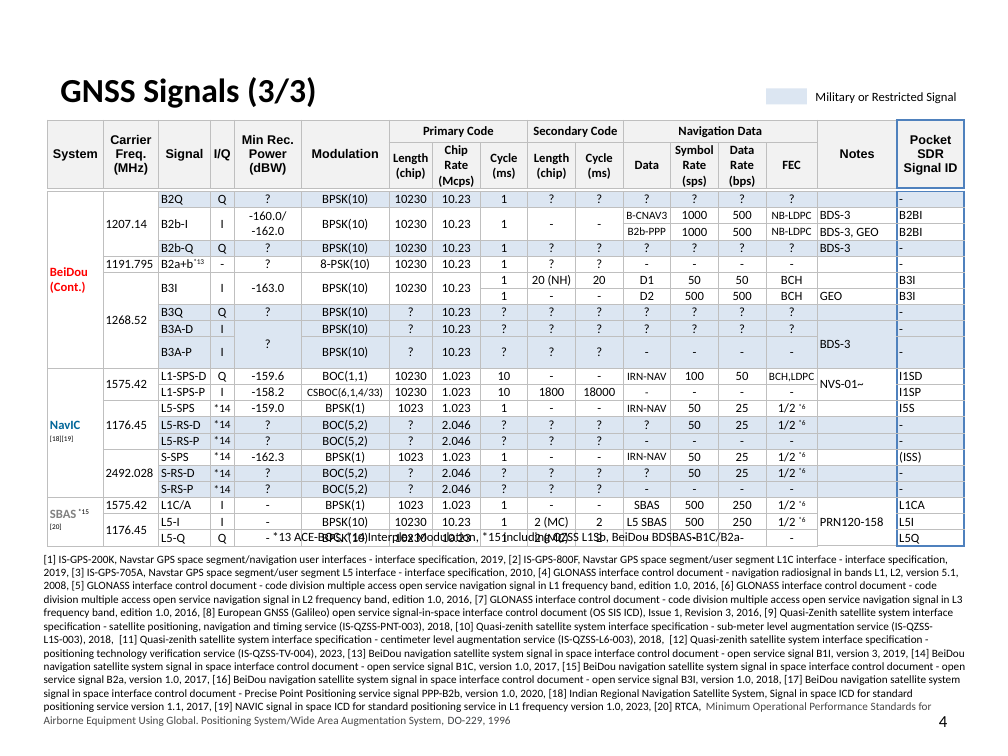
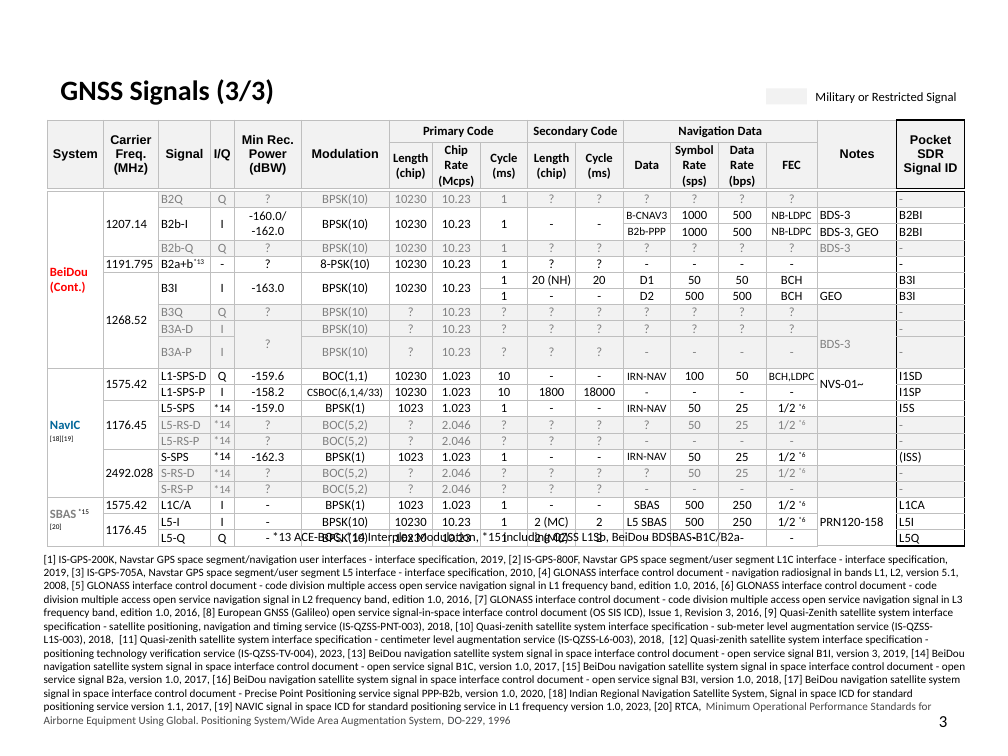
Before and after one commit to tomojitakasu/PocketSDR, a slide deck: slide 3 of doc/signal_IDs.pptx (slide 4 before the commit). Drawn at 1008x756 pixels with LibreOffice and Linux fonts; fonts in the diff are those of the drawing. Boxes give left, top, right and bottom in pixels: in the first picture for what was removed or moved away, otherwise in the second. Text is boxed around its words. In the diff, an @@ line names an element or a change of style, - is before the commit and + after.

Commit message:
Separate signal band page.

```diff
--- a/doc/signal_IDs.pptx
+++ b/doc/signal_IDs.pptx
@@ title "GNSS Signals (3/3)" at bbox=[60, 79, 274, 105]: size 24 to 20 pt @@
@@ rectangle at bbox=[766, 89, 807, 105]: fill #DCE6F2 to #F2F2F2 @@
@@ table at bbox=[47, 120, 963, 384] @@
@@ borders changed @@
@@ table at bbox=[47, 192, 963, 549] @@
@@ fill #DCE6F2 to #F2F2F2 in 133 cells @@
@@ text colour #000000 to #808080 in "B2Q", "Q", "?", "BPSK(10)" and 123 more places @@
@@ borders changed @@
```
Also in this commit, not shown: 2 other slides changed, 1 slide removed, 1 other file.
